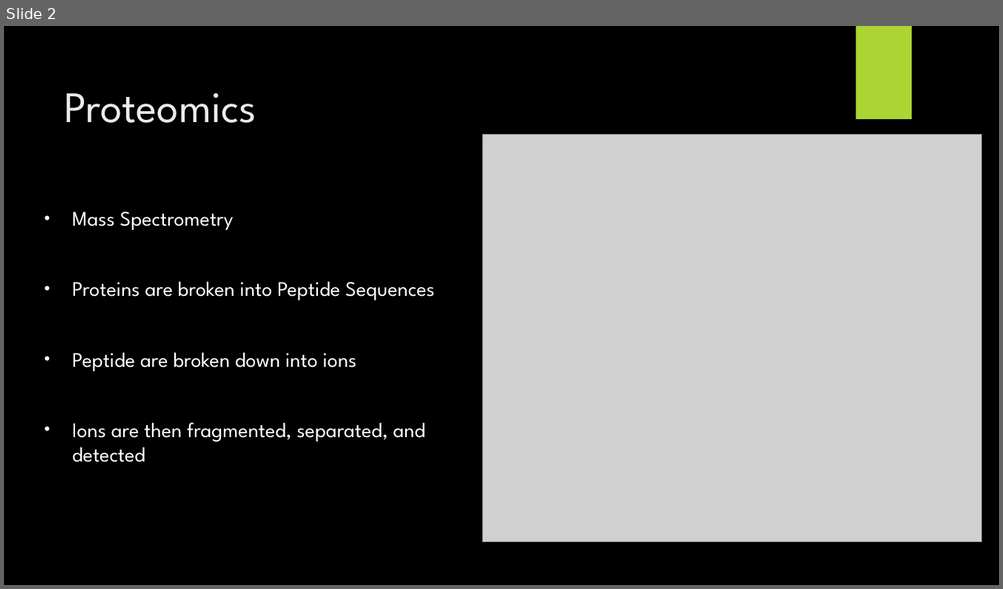
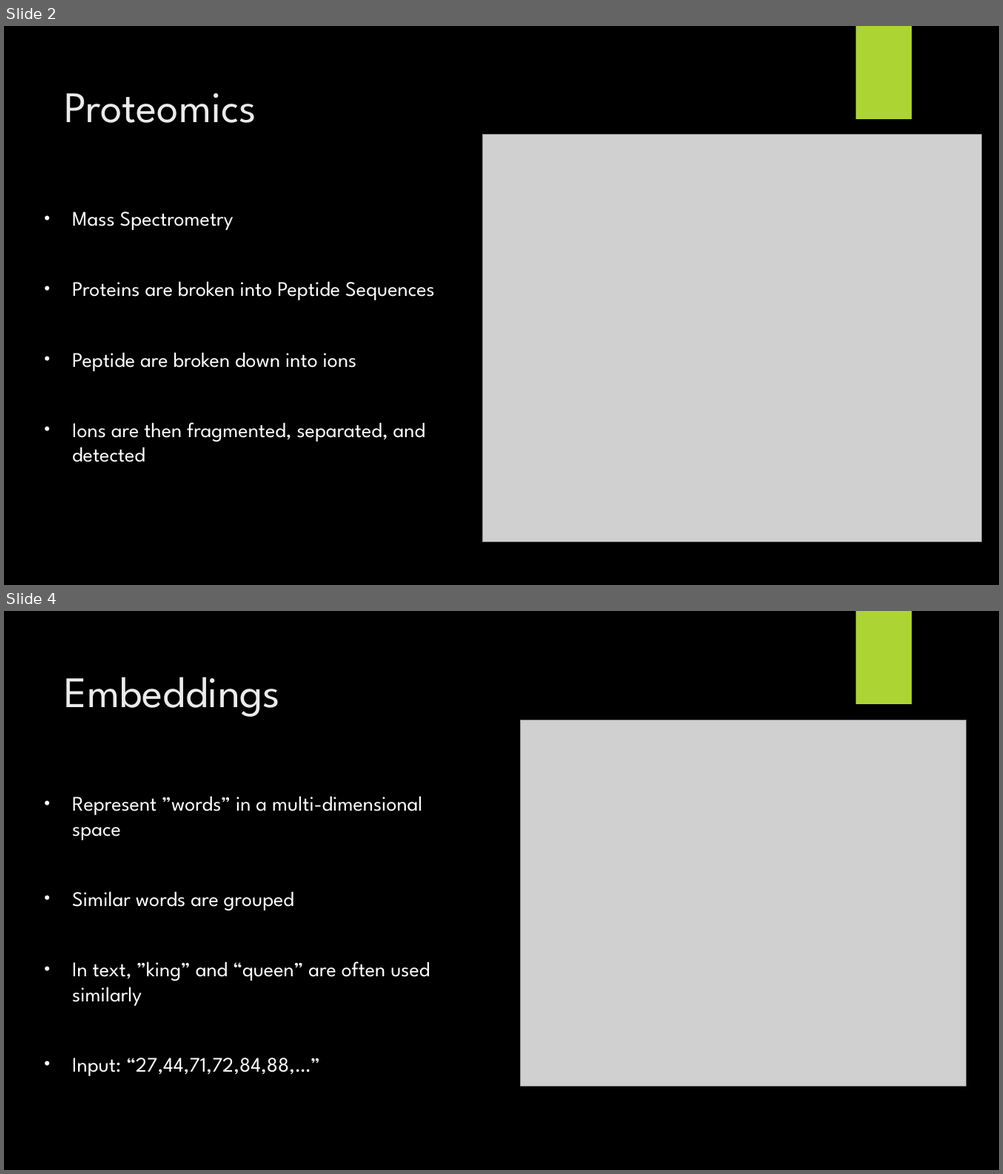
Before and after one commit to jkubath/MS2-Embeddings, a slide deck: Group7.pptx. Shown one above the other, each under a label of ours: slide 2 before the commit, slides 2 and 4 after it; the slides between them are not shown. The pictures are 1003x589 and 1003x1174 pixels, drawn with LibreOffice and Linux fonts; fonts in the diff are those of the drawing; grey boxes stand for pictures; background and template pictures are left out. Boxes give left, top, right and bottom in pixels: in the first picture for what was removed or moved away, otherwise in the second. Text is boxed around its words. In the diff, an @@ line names an element or a change of style, - is before the commit and + after.

```diff
--- a/Group7.pptx
+++ b/Group7.pptx
@@ slide 4 added at (x1=4, y1=611, x2=999, y2=1170), background picture (left out) @@
@@ rectangle added at (x1=855, y1=611, x2=911, y2=704), fill #ACD433 @@
@@ title added at (x1=64, y1=677, x2=280, y2=717), 42 pt, text #EBEBEB @@
+Embeddings
@@ picture added at (x1=521, y1=720, x2=966, y2=1086) @@
@@ subtitle added at (x1=72, y1=796, x2=430, y2=1076), 20 pt, text #FFFFFF @@
+• Represent ”words” in a multi-dimensional space
+• Similar words are grouped
+• In text, ”king” and “queen” are often used similarly
+• Input: “27,44,71,72,84,88,…”
```
Also in this commit, not shown: 6 other slides added, 1 other file.
